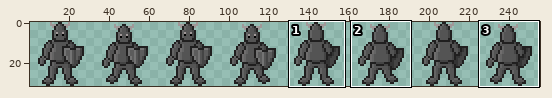
Sprite sheet: darkworld/view/resources/knights2.png. Above: a wide view before the commit, with the close-up outlined.
Close-up. As it was:
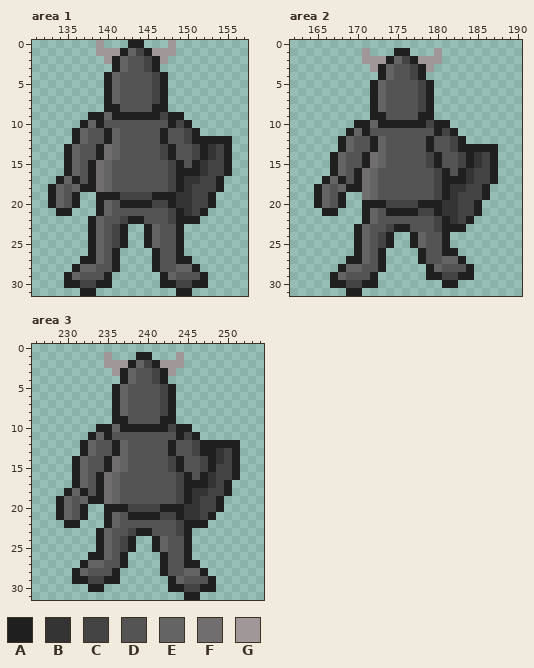
The file is 256x32 pixels. Colours within 5 levels of each other are drawn and written as one. Shown: area 1: x 131..157, y 0..31; area 2: x 162..190, y 0..31; area 3: x 226..254, y 0..31. The wide view leaves out empty margins. The commit also changed other parts of the picture, which this record leaves out.
Palette (. is transparent): A #201f1f  B #343434  C #444444  D #545454  E #646464  F #706e6e  G #a09898
Once edited:
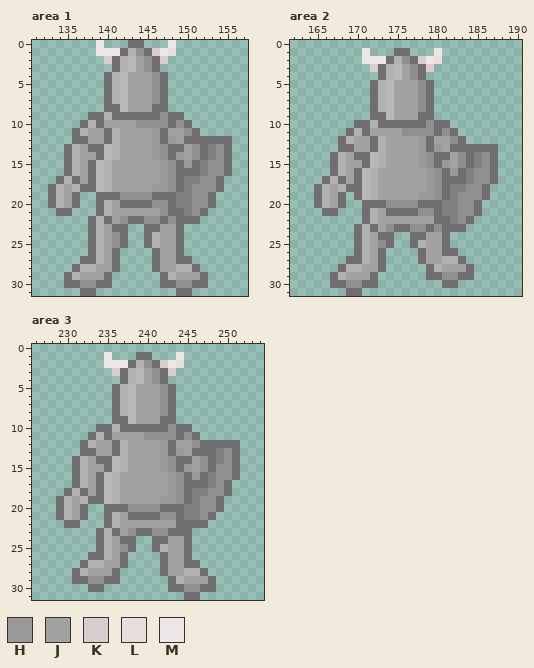
Colours new in this view: H #999999  J #a2a2a2  K #d8cccc  L #e7dddd  M #ede6e6
Difference:
colour A: #201f1f -> #706e6e
colour B: #343434 -> #818181
colour C: #444444 -> #909090
colour E: #646464 -> #b1b1b1
colour F: #706e6e -> #b9b9b9
Changed rows in their new state; - is a pixel that keeps its letter.
Area 1:
first column x 135:
 0 ----M--------M---
 1 ----MMM----KML---
 2 -----K--FJ--K----
 3 --------FJ-------
 4 -------FJJJ------
 5 -------FJJJ------
 6 -------FJJJ------
 7 -------FJJJ------
 8 -------FJJJ------
10 -----JJJJCCCC----
11 ---JJ--JJJJH-JJ--
12 --AJJ--JJJJH-HJA-
13 --JA---JJJJH--AJ-
14 --JJ---JJJJH--HJ-
15 --J---JJJJJJH--H-
16 --J---JJJJJJH----
17 --J---JJJJJJH----
18 J-----JJJJJHH----
19 J----------------
20 J-----J----------
21 ------JJJJJJCA---
22 -----AJ---CCA----
23 -----JA----AJJ---
24 -----J------JJ---
25 -----J------JJ---
26 -----J------JJ---
27 -----J------JJ---
28 ----JJ------JJ---
29 --JJJ---------JJJ
Area 2:
first column x 167:
 1 ----M--------M---
 2 ----MMM----KML---
 3 -----K--FJ--K----
 4 --------FJ-------
 5 -------FJJJ------
 6 -------FJJJ------
 7 -------FJJJ------
 8 -------FJJJ------
 9 -------FJJJ------
11 -----JJJJCCCC----
12 ---JJ--JJJJH-JJ--
13 --AJJ--JJJJH-HJA-
14 --JA---JJJJH--AJ-
15 --JJ---JJJJH--HJ-
16 --J---JJJJJJH--H-
17 --J---JJJJJJH----
18 J-----JJJJJJH----
19 J--A--JJJJJHH----
20 J----------------
21 ------J----------
22 ------JJJJJJJA---
23 -----AJ---CCA----
24 -----JA----AJJ---
25 -----J------JJ---
26 -----J------JJ---
27 -----J------JJ---
28 ----JJ--------JJJ
29 --JJJ------------
Area 3:
first column x 231:
 1 ----M--------M---
 2 ----MMM----KML---
 3 -----K--FJ--K----
 4 --------FJ-------
 5 -------FJJJ------
 6 -------FJJJ------
 7 -------FJJJ------
 8 -------FJJJ------
 9 -------FJJJ------
11 -----JJJJCCCC----
12 ---JJ--JJJJH-JJ--
13 --AJJ--JJJJH-HJA-
14 --JA---JJJJH--AJ-
15 --JJ---JJJJH--HJ-
16 --J---JJJJJJH--H-
17 --J---JJJJJJH----
18 --J---JJJJJJH----
19 J-----JJJJJHH----
20 J----------------
21 J-----J----------
22 ------JJJJJJJA---
23 -----AJ---CCAA---
24 -----JA----AJJ---
25 -----J------JJ---
26 -----J------JJ---
27 ----JJ------JJ---
28 --JJJ-------JJ---
29 --------------JJJ
Changed places in both close-ups, as pixel boxes (x1, y1, x2, y2):
changed: (48, 40, 232, 296)
changed: (314, 48, 498, 296)
changed: (56, 352, 240, 600)
